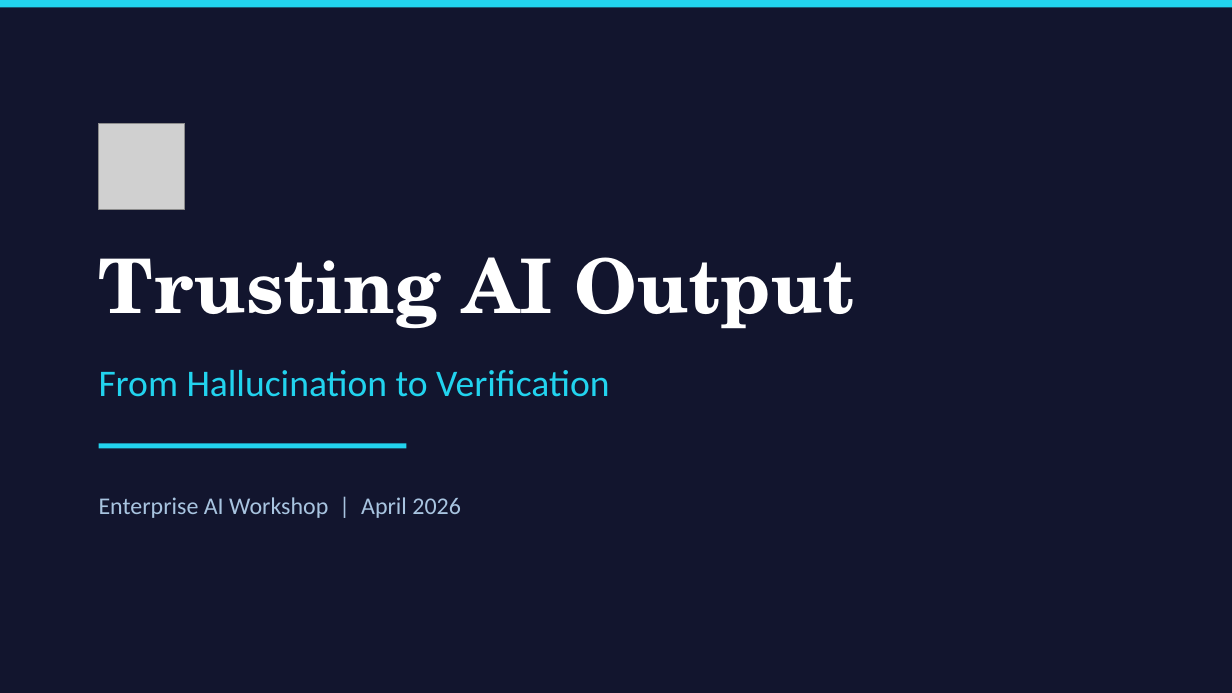
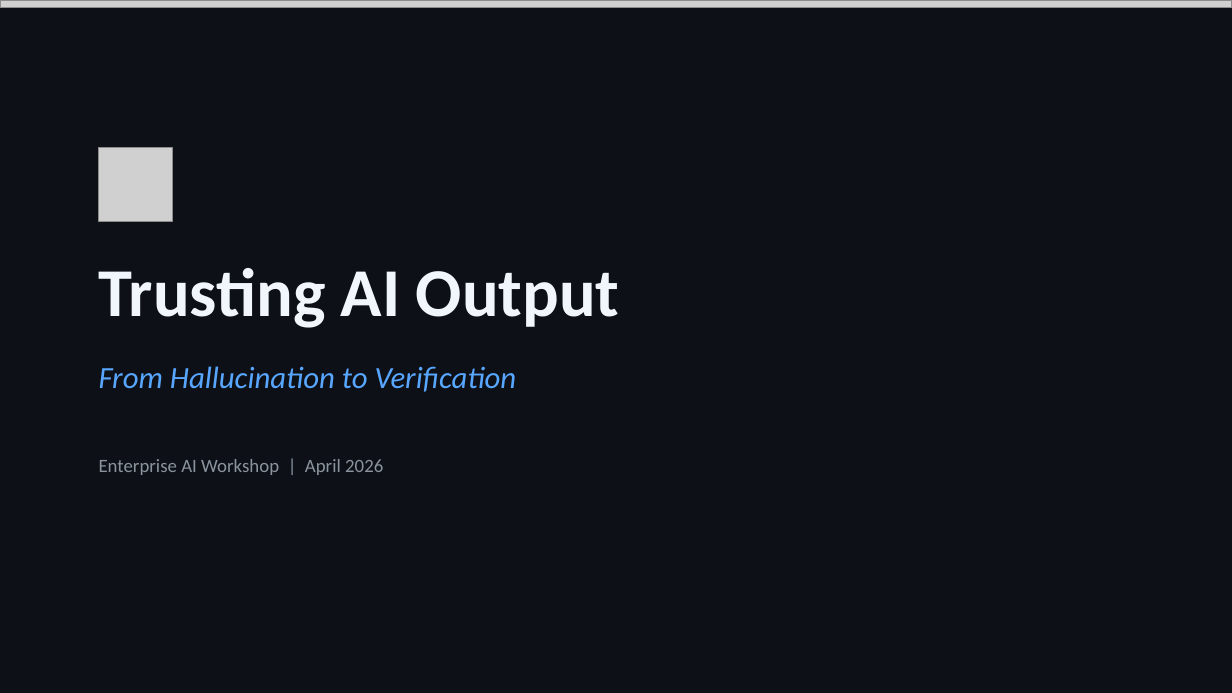
Before and after one commit to SteveHoggNZ/kb, a slide deck: slide 1 of trusting-ai-output.pptx. Drawn at 1232x693 pixels with LibreOffice and Linux fonts; fonts in the diff are those of the drawing; grey boxes stand for pictures. Boxes give left, top, right and bottom in pixels: in the first picture for what was removed or moved away, otherwise in the second. Text is boxed around its words. In the diff, an @@ line names an element or a change of style, - is before the commit and + after.

```diff
--- a/trusting-ai-output.pptx
+++ b/trusting-ai-output.pptx
@@ background #12152E to #0D1117 @@
@@ rectangle removed at [0,0,1232,7] @@
@@ picture added at [0,0,1232,7] @@
@@ picture: place and size @@
-picture at [99,123,185,209]
+picture at [99,148,172,222]
@@ text "Trusting AI Output": place and size @@
-text "Trusting AI Output" at [99,257,855,329]
+text "Trusting AI Output" at [99,268,620,328]
@@ text "Trusting AI Output" at [99,268,620,328]: size 44 to 40 pt, font TeX Gyre Schola to Calibri, text colour #FFFFFF to #F0F6FC @@
@@ text "From Hallucination to Verification" at [99,366,517,392]: size 22 to 18 pt, text colour #22D3EE to #58A6FF, italic on @@
@@ text "Enterprise AI Workshop | April ...": place and size @@
-text "Enterprise AI Workshop | April ..." at [99,497,461,518]
+text "Enterprise AI Workshop | April ..." at [99,459,383,475]
@@ text "Enterprise AI Workshop | April ..." at [99,459,383,475]: size 14 to 11 pt, text colour #A8C4E0 to #8B949E @@
@@ rectangle removed at [99,444,407,448] @@
```
Also in this commit, not shown: 22 other slides changed.
